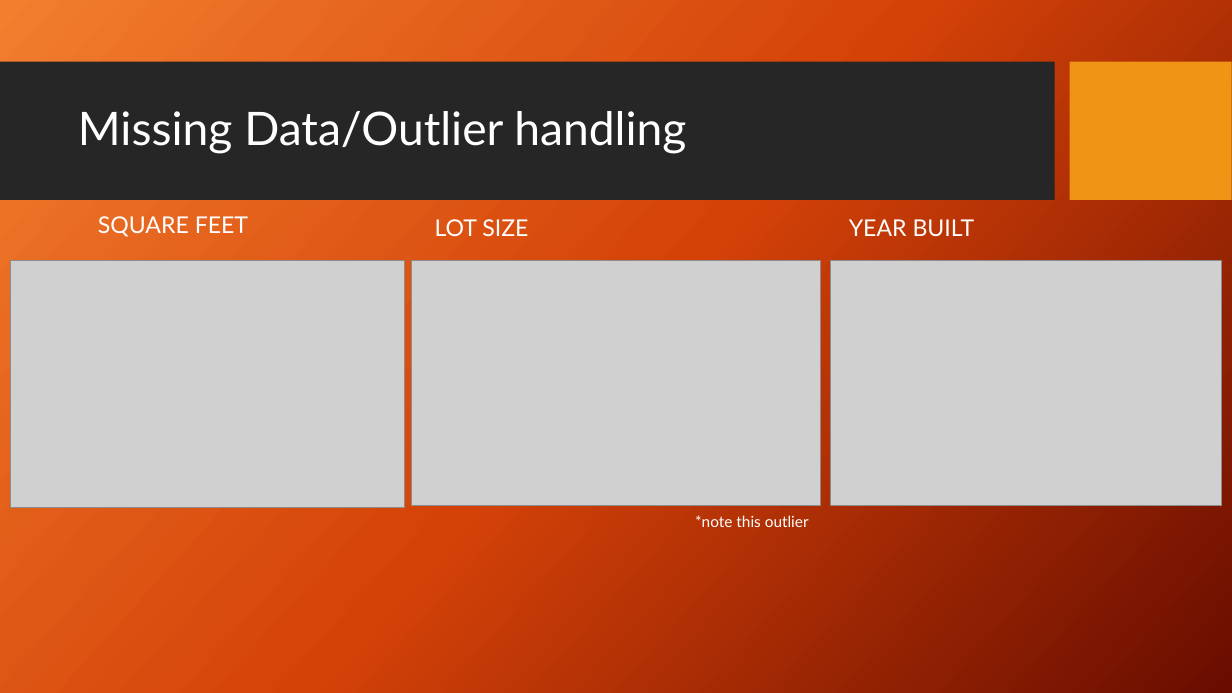
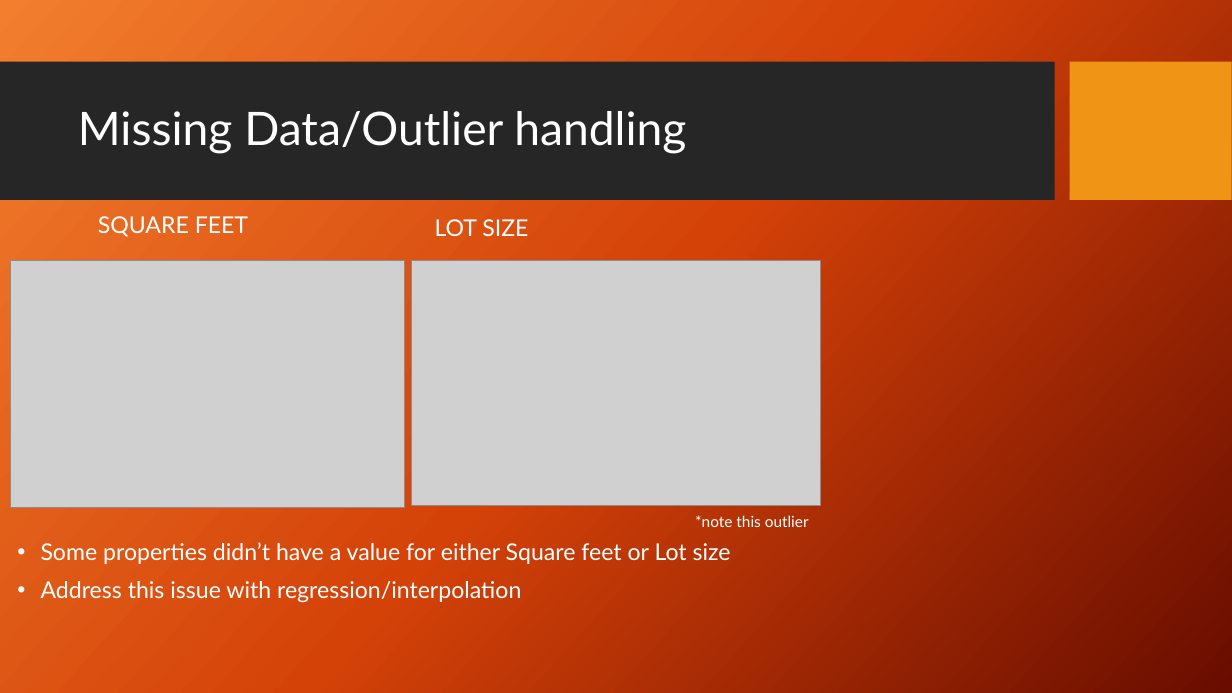
Before and after one commit to myz540/cs699_project_classification, a slide deck: slide 7 of documentation/CS699 Project Presentation.pptx. Drawn at 1232x693 pixels with LibreOffice and Linux fonts; fonts in the diff are those of the drawing; grey boxes stand for pictures; background and template pictures are left out. Boxes give left, top, right and bottom in pixels: in the first picture for what was removed or moved away, otherwise in the second. Text is boxed around its words. In the diff, an @@ line names an element or a change of style, - is before the commit and + after.

Commit message:
adjustment slide 1-8

```diff
--- a/documentation/CS699 Project Presentation.pptx
+++ b/documentation/CS699 Project Presentation.pptx
@@ text removed at <box>849,219,975,237</box> @@
-YEAR BUILT
@@ picture removed at <box>831,261,1222,506</box> @@
@@ text added at <box>41,542,731,603</box>, 18 pt, text #FFFFFF @@
+• Some properties didn’t have a value for either Square feet or Lot size
+• Address this issue with regression/interpolation
```
Also in this commit, not shown: 1 other slide changed.
